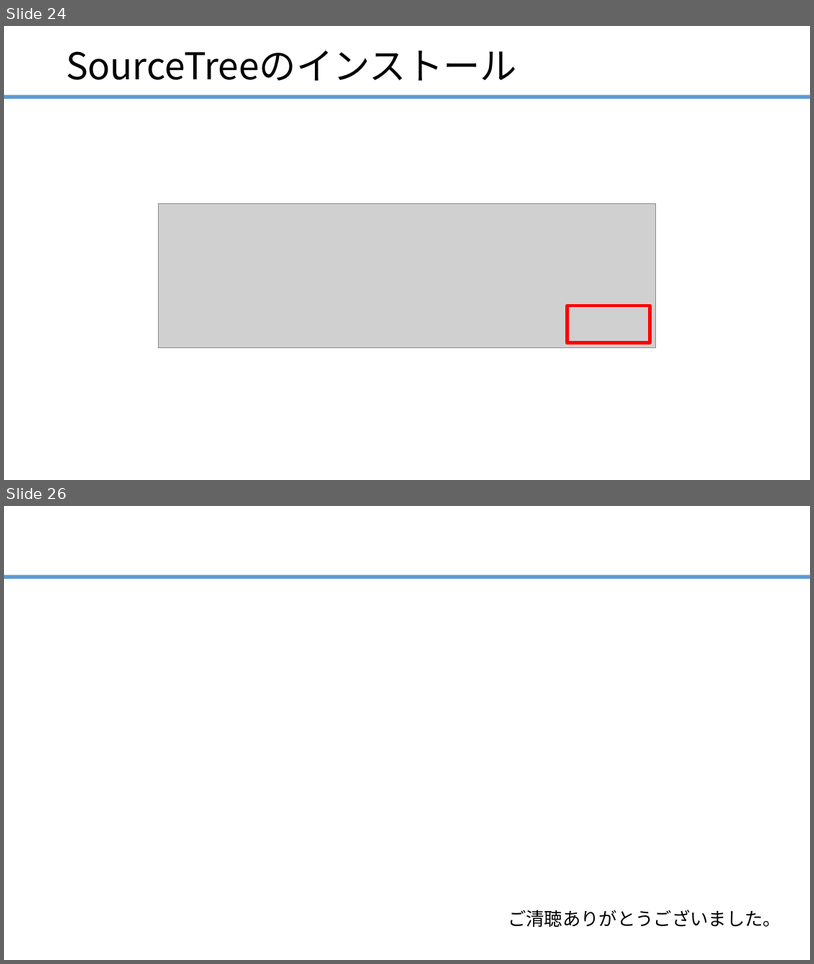
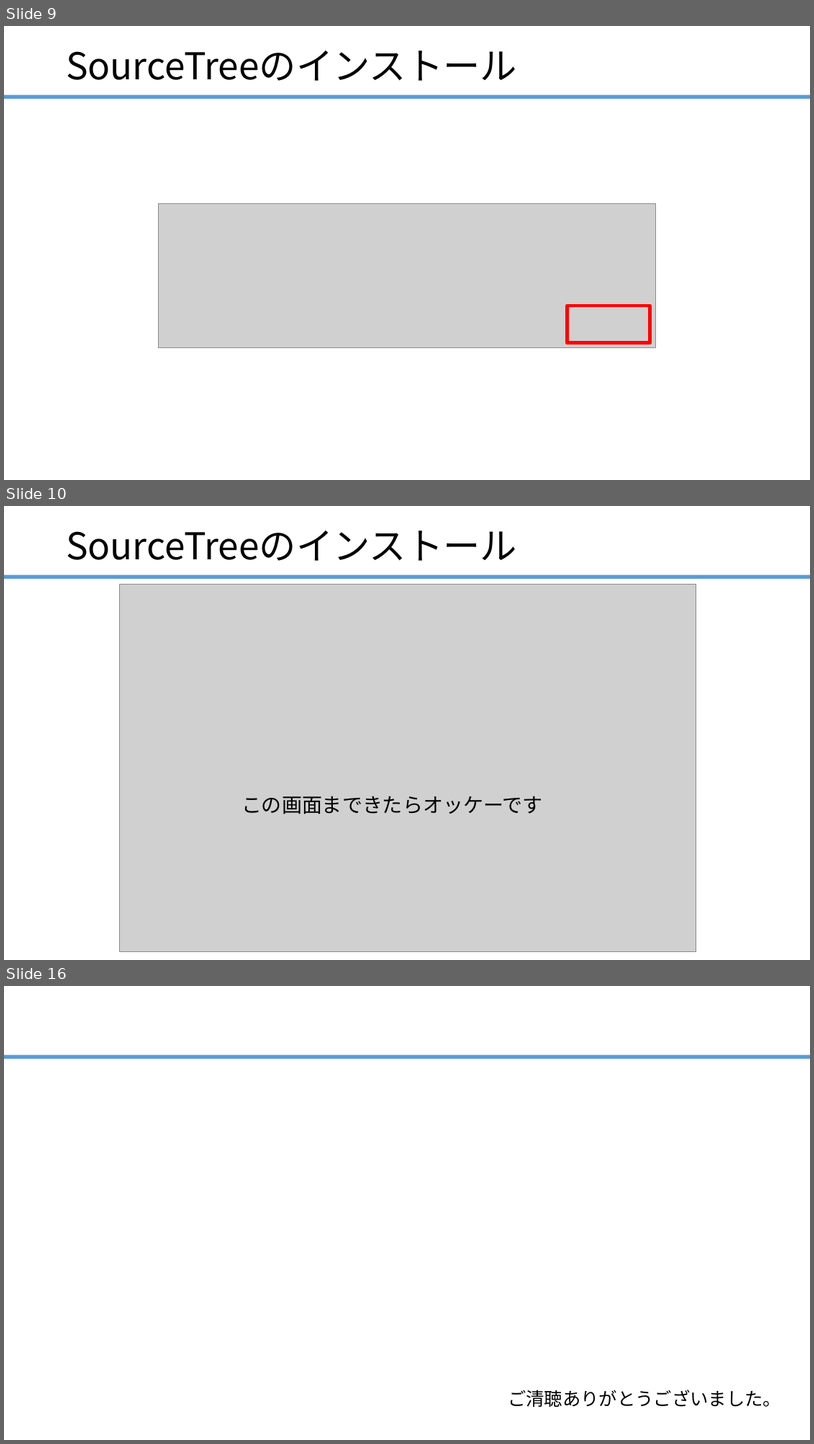
Before and after one commit to ainsAins/git4beginners, a slide deck: ハンズオン_Git入門.pptx. Shown one above the other, each under a label of ours: slides 24 and 26 before the commit, slides 9, 10 and 16 after it; the slides between them are not shown. The pictures are 814x964 and 814x1444 pixels, drawn with LibreOffice and Linux fonts; fonts in the diff are those of the drawing; grey boxes stand for pictures. Boxes give left, top, right and bottom in pixels: in the first picture for what was removed or moved away, otherwise in the second. Text is boxed around its words. In the diff, an @@ line names an element or a change of style, - is before the commit and + after.

```diff
--- a/ハンズオン_Git入門.pptx
+++ b/ハンズオン_Git入門.pptx
@@ slide 10 added at <box>4,506,810,960</box>, background #FFFFFF; not listed: 1 template element that a slide beside it also shows @@
@@ title added at <box>66,530,517,561</box>, 44 pt, text #000000 @@
+SourceTreeのインストール
@@ picture added at <box>119,584,696,951</box> @@
@@ text added at <box>242,795,543,814</box>, 24 pt, text #000000 @@
+この画面まできたらオッケーです
@@ what was slide 24 is now slide 9 @@
@@ what was slide 26 is now slide 16 @@
```
Also in this commit, not shown: 3 slides changed, 6 other slides added, 17 slides removed, 1 other file.
